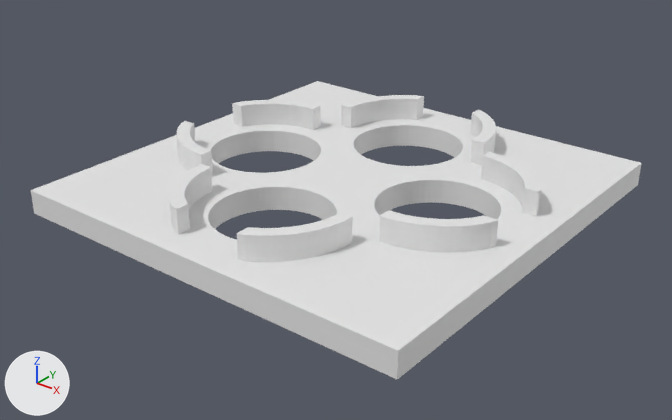
One commit to the Blender file v2_BlenderSource/4ButtonSurface.blend: the scene before it, then after it.
Before and after are seen from a 50 mm lens placed at (4.24, -5.43, 3.23), pointed at (0.07, -0.21, 0.0). Arrows for +X, +Y and +Z are at lower left; the lights stay in place.

In view in the first picture: 'Plate', 'Stoppers'.
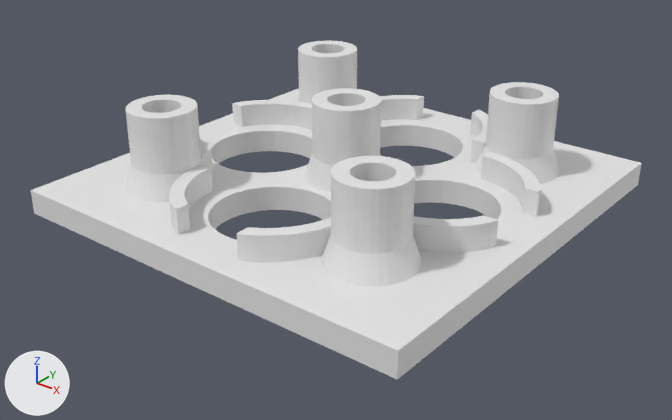
Edits to the scene script, one JSON object a line:
```json
{"op": "add", "block": "me_circle", "code": ["me_circle = bpy.data.meshes.new('Circle')", "me_circle.from_pydata(...)  # 960 vertices, 960 faces; spans x -1.34..1.34, y -1.34..1.34, z 0.0..0.65"]}
{"op": "add", "block": "ob_screwstandoffs", "code": ["ob_screwstandoffs = bpy.data.objects.new('ScrewStandoffs', me_circle)", "ob_screwstandoffs.location = (0.0, 0.0, 0.2)", "_m = ob_screwstandoffs.modifiers.new('Boolean', 'BOOLEAN')", "_m.object = ob_stoppers", "_m.solver = 'FLOAT'"]}
```

What differs and where, as boxes [x1, y1, x2, y2] in the pictures (672 x 420 px):
```json
{"object": "ScrewStandoffs", "change": "added", "after": [125, 41, 559, 286]}
```
